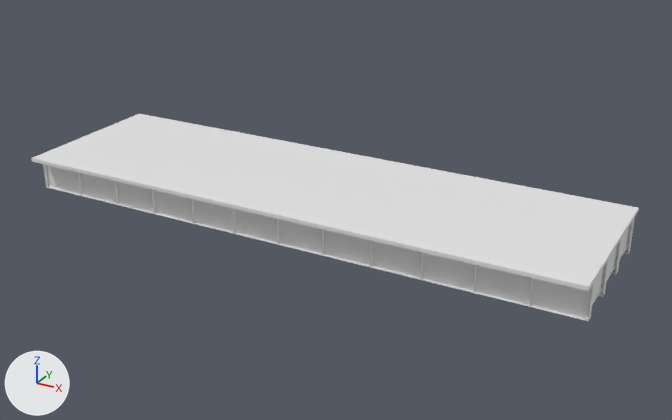
What one commit did to the OBJ model IFC/Steel/Darbhanga/Sup_Str/D_35_2L_OF_S/model.obj.
One viewpoint serves both versions: a camera (50 mm lens) standing at (43.1, -44.0, 21.7) and looking at (18.8, 0.2, -0.4). The axes (+X, +Y, +Z) are drawn at lower left. The lights are the same throughout. The older version comes first. Where no turn or scale is listed for an object, it has been applied to the vertices. Vertices at exactly the same position are counted once.

Objects in the first picture: 'model'.
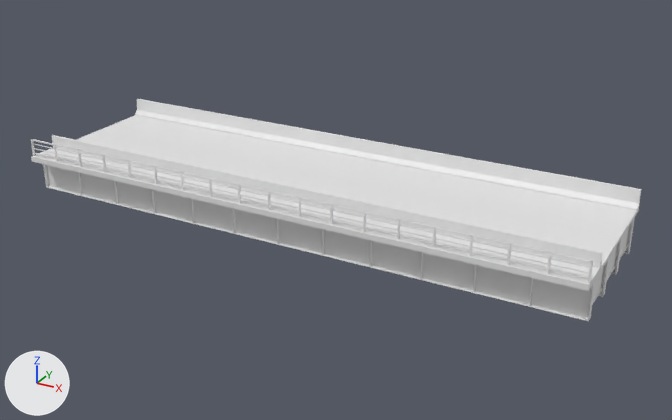
What differs and where, as boxes (x1, y1, x2, y2) in the pictures (672 x 420 px):
'model', reshaped (7% taller): before (31, 114, 639, 321); after (31, 99, 641, 321)
part 1 of me_model, added: after (78, 149, 82, 167)
part 2 of me_model, added: after (154, 166, 158, 184)
part 3 of me_model, added: after (181, 172, 185, 190)
part 4 of me_model, added: after (209, 178, 212, 197)
part 5 of me_model, added: after (238, 184, 241, 203)
part 6 of me_model, added: after (268, 191, 271, 210)
part 7 of me_model, added: after (330, 204, 333, 224)
part 8 of me_model, added: after (363, 212, 366, 232)
part 9 of me_model, added: after (397, 219, 400, 240)
part 10 of me_model, added: after (433, 227, 436, 248)
part 11 of me_model, added: after (469, 235, 473, 256)
part 12 of me_model, added: after (507, 243, 512, 265)
part 13 of me_model, added: after (547, 252, 551, 274)
part 14 of me_model, added: after (588, 261, 593, 283)
part 15 of me_model, added: after (32, 139, 592, 263)
part 16 of me_model, added: after (34, 152, 588, 279)
part 17 of me_model, added: after (33, 148, 589, 273)
part 18 of me_model, added: after (33, 143, 590, 268)
part 19 of me_model, added: after (31, 99, 641, 287)

Edits to the bpy script that builds the scene:
```text
Change me_model:
    used by ob_model
    remove me_model.from_pydata(...)  # 2432 vertices, 4284 faces; spans x 0.0..35.0, y -5.2..5.2, z -1.1..1.3
    add me_model.from_pydata(...)  # 2650 vertices, 4616 faces; spans x 0.0..35.0, y -5.2..5.2, z -1.1..2.5
    me_model part 1: a new loose piece, a box spanning x 3.878..3.978, y -5.05..-4.95, z 1.353..2.453
    me_model part 2: a new loose piece, a box spanning x 9.69..9.79, y -5.05..-4.95, z 1.35..2.45
    me_model part 3: a new loose piece, a box spanning x 11.633..11.733, y -5.05..-4.95, z 1.353..2.453
    me_model part 4: a new loose piece, a box spanning x 13.57..13.67, y -5.05..-4.95, z 1.35..2.45
    me_model part 5: a new loose piece, a box spanning x 15.511..15.611, y -5.05..-4.95, z 1.353..2.453
    me_model part 6: a new loose piece, a box spanning x 17.45..17.55, y -5.05..-4.95, z 1.353..2.453
    me_model part 7: a new loose piece, a box spanning x 21.33..21.43, y -5.05..-4.95, z 1.35..2.45
    me_model part 8: a new loose piece, a box spanning x 23.27..23.37, y -5.05..-4.95, z 1.35..2.45
    me_model part 9: a new loose piece, a box spanning x 25.206..25.306, y -5.05..-4.95, z 1.353..2.453
    me_model part 10: a new loose piece, a box spanning x 27.14..27.24, y -5.05..-4.95, z 1.35..2.45
    me_model part 11: a new loose piece, a box spanning x 29.08..29.18, y -5.05..-4.95, z 1.35..2.45
    me_model part 12: a new loose piece, a box spanning x 31.02..31.12, y -5.05..-4.95, z 1.35..2.45
    me_model part 13: a new loose piece, a box spanning x 32.96..33.06, y -5.05..-4.95, z 1.35..2.45
    me_model part 14: a new loose piece, a box spanning x 34.9..35.0, y -5.05..-4.95, z 1.353..2.453
    me_model part 15: a new loose piece, a box spanning x 0.0..35.0, y -5.04..-4.96, z 2.373..2.453
    me_model part 16: a new loose piece, a box spanning x 0.0..35.0, y -5.025..-4.975, z 1.528..1.578
    me_model part 17: a new loose piece, a box spanning x 0.0..35.0, y -5.025..-4.975, z 1.828..1.878
    me_model part 18: a new loose piece, a box spanning x 0.0..35.0, y -5.025..-4.975, z 2.128..2.178
    me_model part 19
    17 vertices are added at x 0.0, y -5.2..5.2, z 1.3..2.4
    17 new vertices lie (35.0, 0.0, 0.0) away from vertices in x 0.0, y -5.2..5.2, z 1.3..2.4
    56 new faces join them
    other edits to the shape of me_model do not show in these pictures
```
